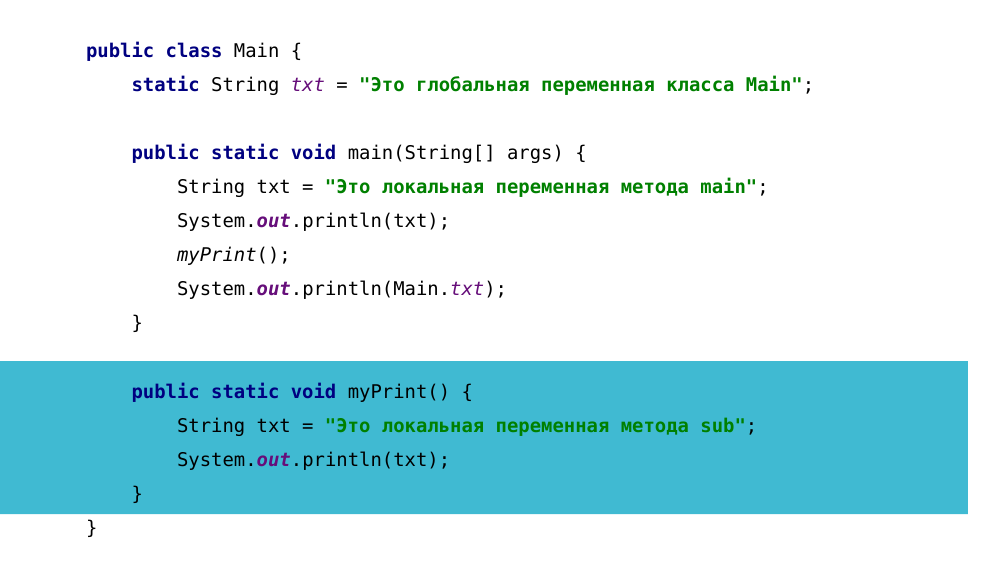
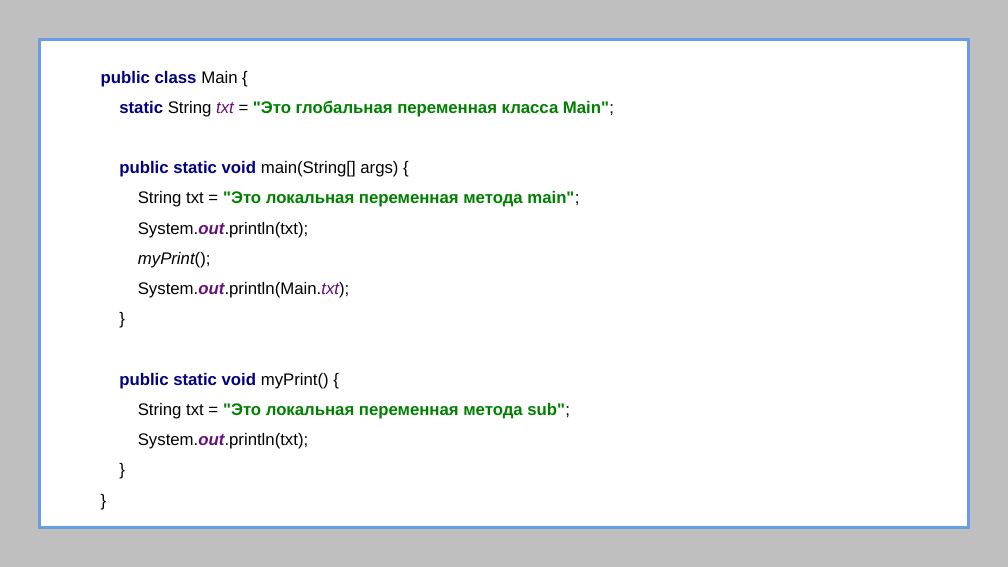
Before and after one commit to IriEfremova/LessonsCube, a slide deck: slide 14 of Samsung/Lesson8/ArraysPracticum.pptx (slide 13 before the commit). Drawn at 1008x567 pixels with LibreOffice and Linux fonts; fonts in the diff are those of the drawing. Boxes give left, top, right and bottom in pixels: in the first picture for what was removed or moved away, otherwise in the second. Text is boxed around its words. In the diff, an @@ line names an element or a change of style, - is before the commit and + after.

```diff
--- a/Samsung/Lesson8/ArraysPracticum.pptx
+++ b/Samsung/Lesson8/ArraysPracticum.pptx
@@ rectangle at <box>0,0,1008,567</box>: fill #FFFFFF to #BFBFBF @@
@@ rectangle added at <box>39,40,969,528</box>, fill #FFFFFF, outline #699EE6 2.5 pt @@
@@ text "public class Main { static ...": place and size @@
-text "public class Main { static ..." at <box>86,42,814,470</box>
+text "public class Main { static ..." at <box>101,71,614,449</box>
@@ text "public class Main { static ..." at <box>101,71,614,449</box>: size 18 to 16 pt, font DejaVu Sans Mono to Arial @@
@@ rectangle: place and size @@
-rectangle at <box>0,63,756,504</box>
+rectangle at <box>0,63,285,504</box>
@@ rectangle: place and size @@
-rectangle at <box>767,63,1008,504</box>
+rectangle at <box>977,63,1008,504</box>
@@ rectangle removed at <box>0,361,968,515</box> @@
```
Also in this commit, not shown: 4 other slides changed, 2 slides added, 31 other files.
